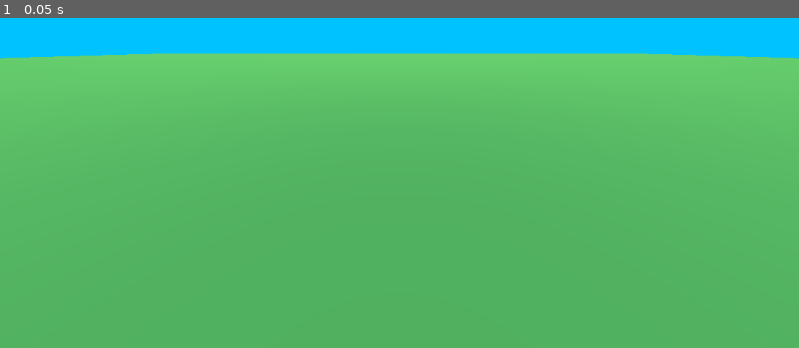
Above: before the commit, frame 1.
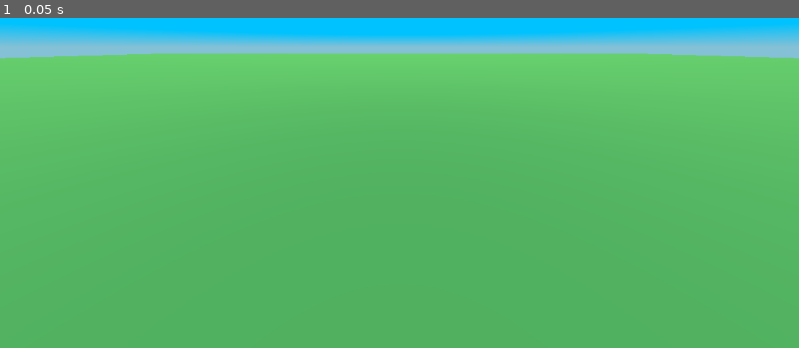
Above: after the commit, the same moment.

Repository: maucht/3dphysicsdemo
Game: Godot game, scene res://world.tscn
Same seed, same stepped clock (60 frames per second), same inputs: the game is played once before the commit and once after it.
Inputs:
- Up to frame 1 (0.05 s): no input

The runs differ from the first frame. In frame 1, 6.6% of the frame differs, in the area x 0-100%, y 2-13%.

Commit message:
finished skybox shader

Diff:
--- a/SkyShader.gdshader
+++ b/SkyShader.gdshader
@@ -1,5 +1,8 @@
 shader_type sky;
 uniform vec3 skyColor : source_color;
+uniform vec3 horizonColor : source_color;
 void sky() {
-	COLOR = skyColor;
+	float col = clamp(EYEDIR.y/0.05,0.0,1.0);
+	vec3 finalColor = mix(horizonColor, skyColor,col);
+	COLOR = finalColor;
 }
--- a/world.tscn
+++ b/world.tscn
@@ -10,6 +10,7 @@
 [sub_resource type="ShaderMaterial" id="ShaderMaterial_cdc37"]
 shader = ExtResource("3_x5xqm")
 shader_parameter/skyColor = Color(0, 0.760784, 1, 1)
+shader_parameter/horizonColor = Color(0.517647, 0.752941, 0.839216, 1)
 
 [sub_resource type="Sky" id="Sky_eaqg2"]
 sky_material = SubResource("ShaderMaterial_cdc37")
